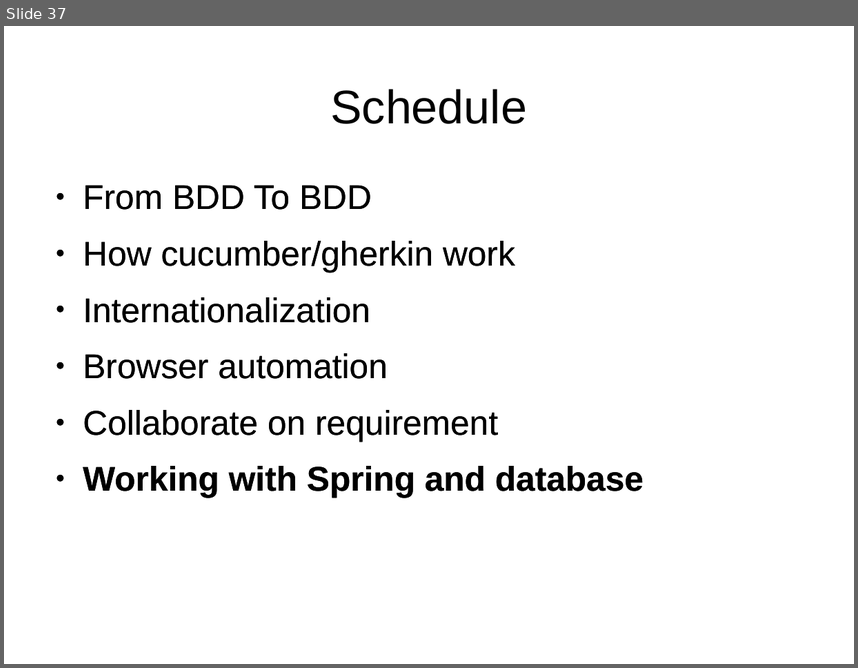
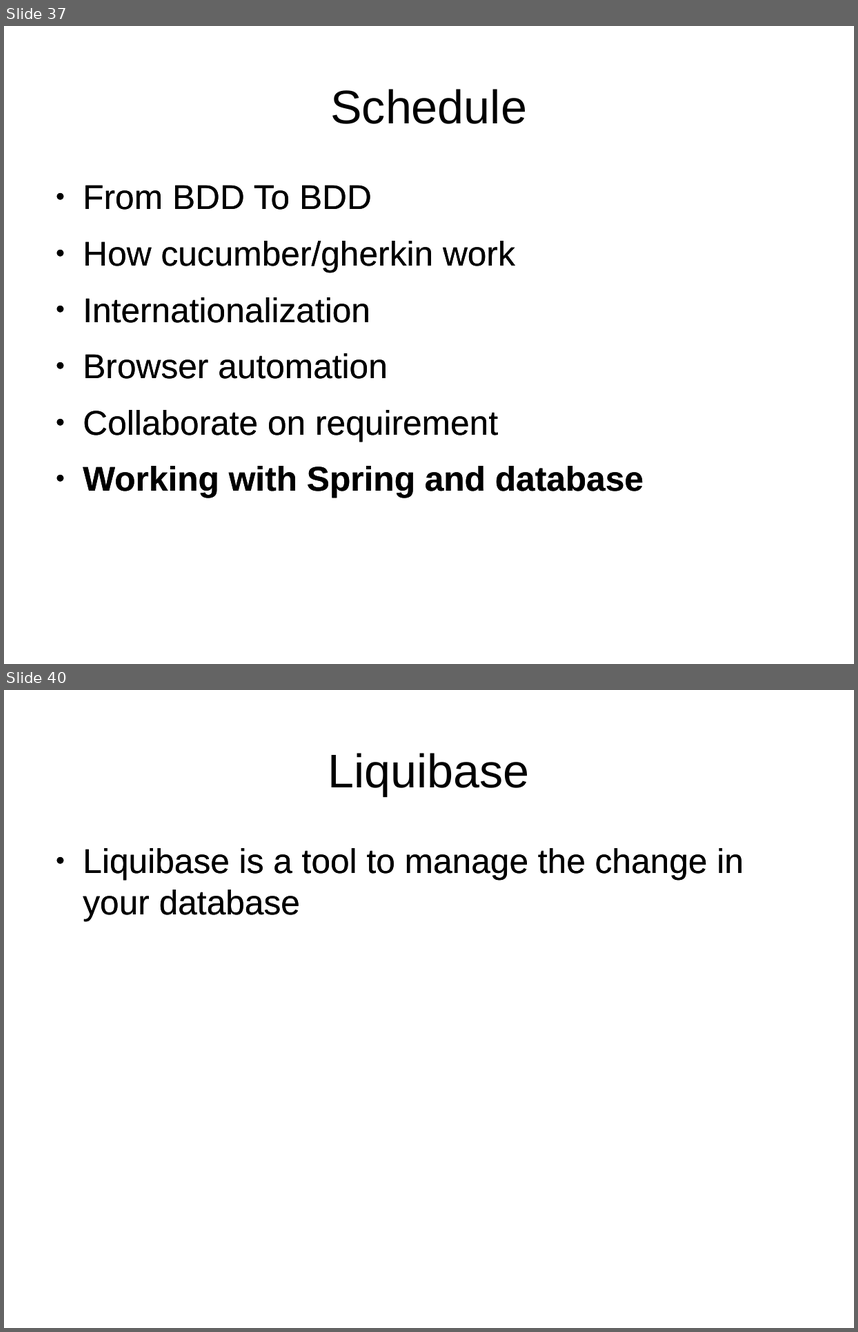
Before and after one commit to michaelcourcy/spring-petclinic, a slide deck: gherkin.odp. Shown one above the other, each under a label of ours: slide 37 before the commit, slides 37 and 40 after it; the slides between them are not shown. The pictures are 858x668 and 858x1332 pixels, drawn with LibreOffice and Linux fonts; fonts in the diff are those of the drawing. Boxes give left, top, right and bottom in pixels: in the first picture for what was removed or moved away, otherwise in the second. Text is boxed around its words. In the diff, an @@ line names an element or a change of style, - is before the commit and + after.

```diff
--- a/gherkin.odp
+++ b/gherkin.odp
@@ slide 40 added at (4, 690, 854, 1328), background #FFFFFF @@
@@ title added at (328, 753, 530, 796), 44 pt, text #000000 @@
+Liquibase
@@ text added at (83, 848, 744, 921), 32 pt, text #000000 @@
+● Liquibase is a tool to manage the change in your database
```
Also in this commit, not shown: 2 other slides added, 1 other file.
